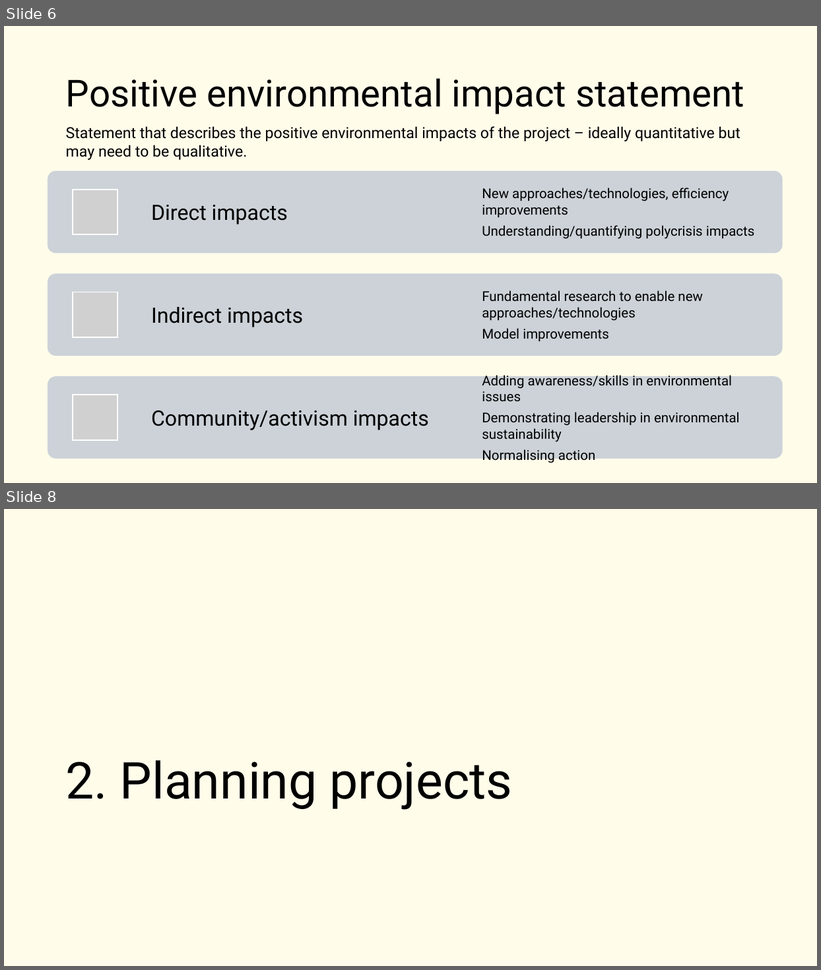
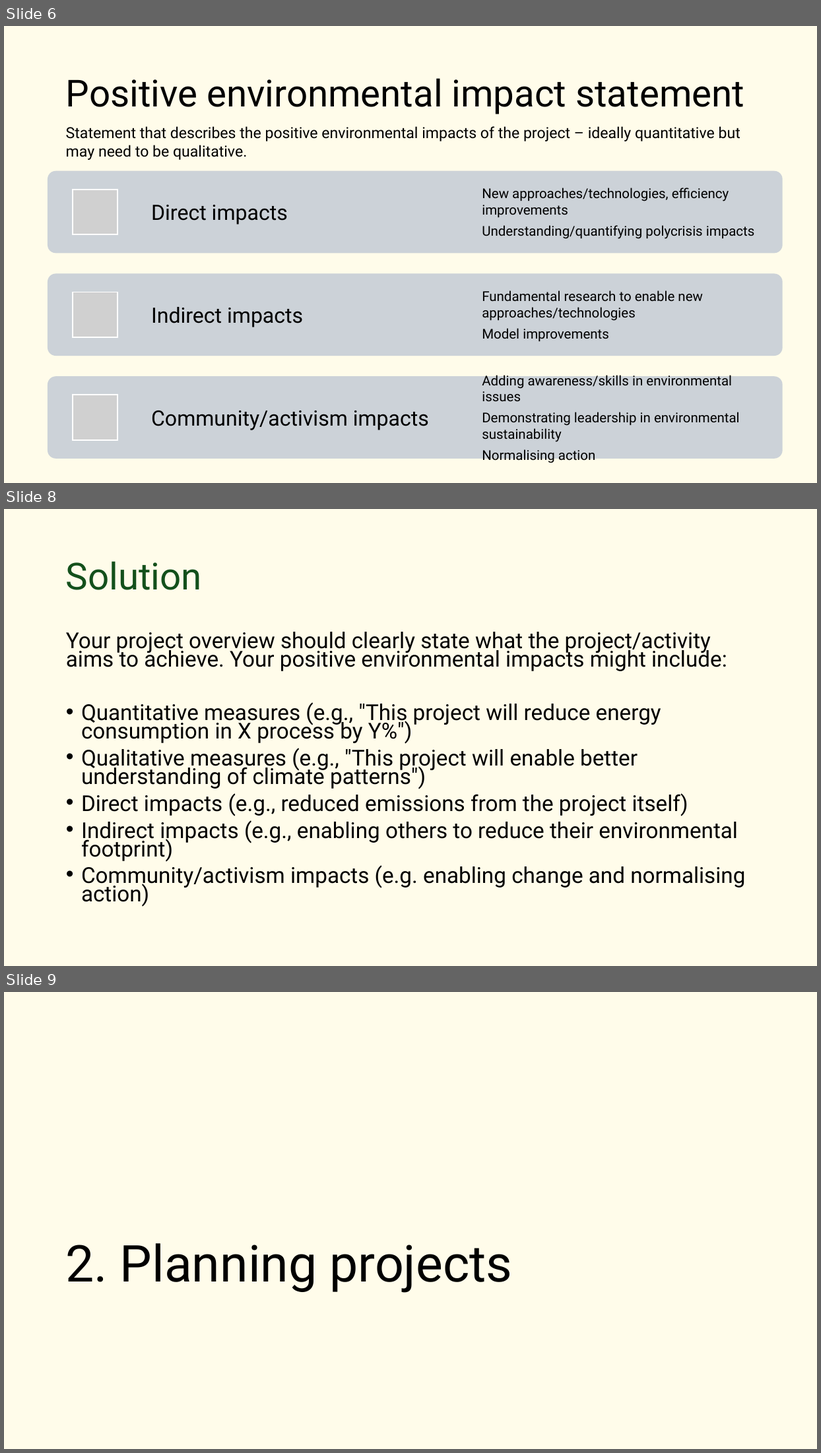
Before and after one commit to EPCCed/2026-10-02_green-hpc_cambridge, a slide deck: instructors/L9-ResponsibleComputing.pptx. Shown one above the other, each under a label of ours: slides 6 and 8 before the commit, slides 6, 8 and 9 after it; the slides between them are not shown. The pictures are 821x970 and 821x1453 pixels, drawn with LibreOffice and Linux fonts; fonts in the diff are those of the drawing; grey boxes stand for pictures. Boxes give left, top, right and bottom in pixels: in the first picture for what was removed or moved away, otherwise in the second. Text is boxed around its words. In the diff, an @@ line names an element or a change of style, - is before the commit and + after.

```diff
--- a/instructors/L9-ResponsibleComputing.pptx
+++ b/instructors/L9-ResponsibleComputing.pptx
@@ slide 8 added at (4,509,817,966), background #FFFCEA @@
@@ title added at (66,561,202,590), 44 pt, text #13501B @@
+Solution
@@ text added at (66,632,745,907), 25.9 pt, text #000000 @@
+Your project overview should clearly state what the project/activity aims to achieve. Your positive environmental impacts might include:
+• Quantitative measures (e.g., "This project will reduce energy consumption in X process by Y%")
+• Qualitative measures (e.g., "This project will enable better understanding of climate patterns")
+• Direct impacts (e.g., reduced emissions from the project itself)
+• Indirect impacts (e.g., enabling others to reduce their environmental footprint)
+• Community/activism impacts (e.g. enabling change and normalising action)
@@ what was slide 8 is now slide 9 @@
```
Also in this commit, not shown: 4 slides changed, 3 other slides added, 3 other files.
